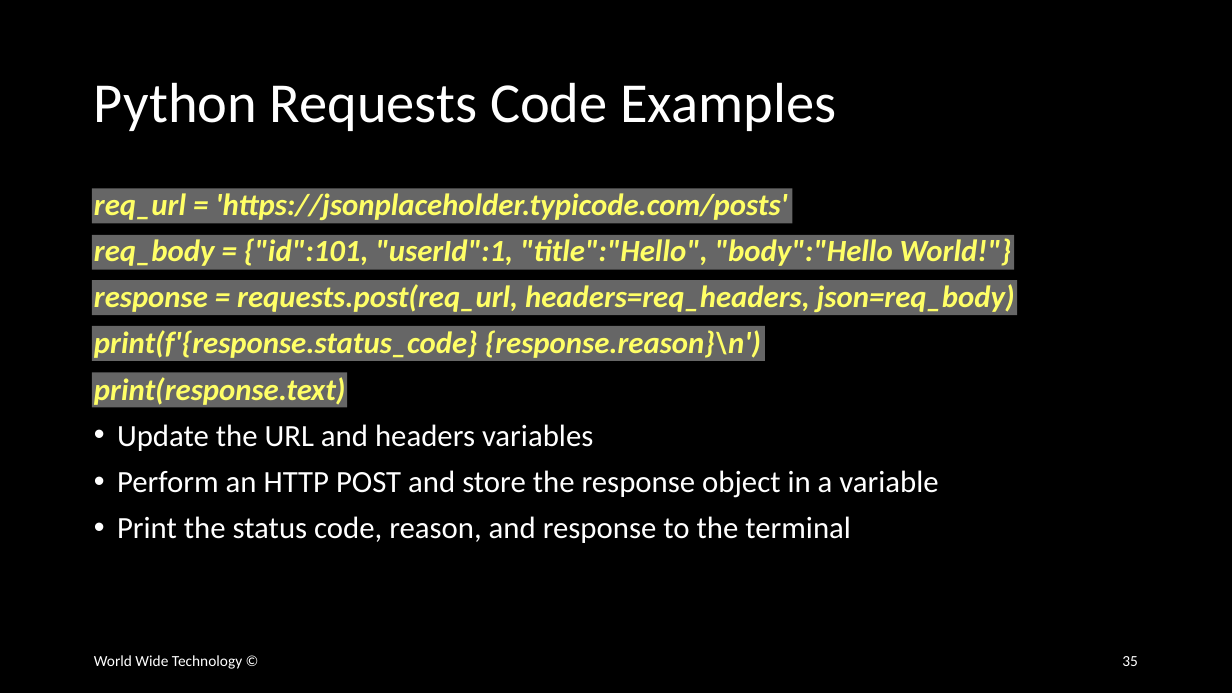
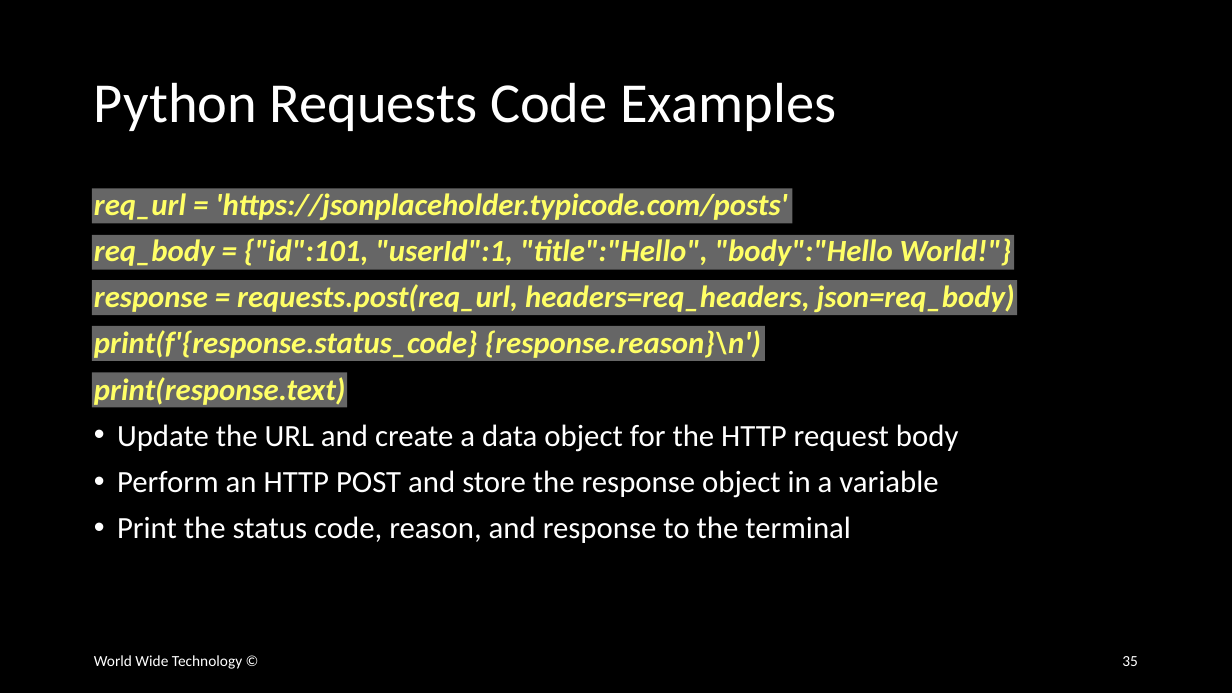
Before and after one commit to wwt/curl-requests-foundations, a slide deck: slide 35 of curl-requests-foundations.pptx. Drawn at 1232x693 pixels with LibreOffice and Linux fonts; fonts in the diff are those of the drawing. Boxes give left, top, right and bottom in pixels: in the first picture for what was removed or moved away, otherwise in the second. Text is boxed around its words. In the diff, an @@ line names an element or a change of style, - is before the commit and + after.

```diff
--- a/curl-requests-foundations.pptx
+++ b/curl-requests-foundations.pptx
@@ text at [117, 424, 959, 452]: text changed @@
-• Update the URL and headers variables
+• Update the URL and create a data object for the HTTP request body
```
Also in this commit, not shown: 11 other slides changed, 2 slides added, 4 slides removed.
